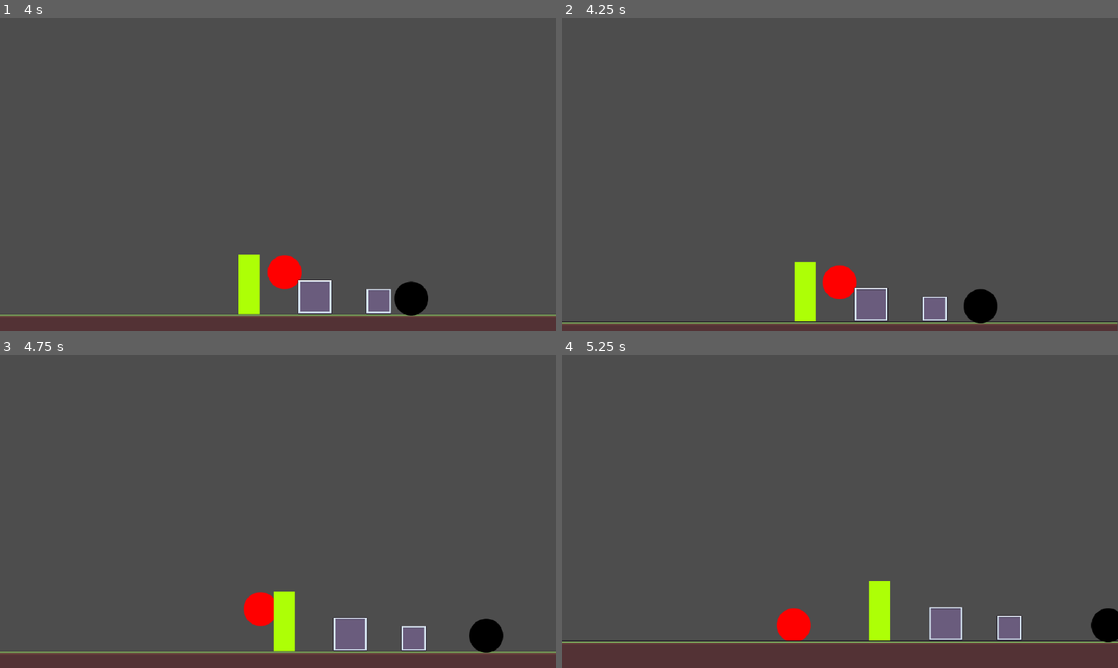
Above: before the commit, frames 1-4 (two rows, left to right).
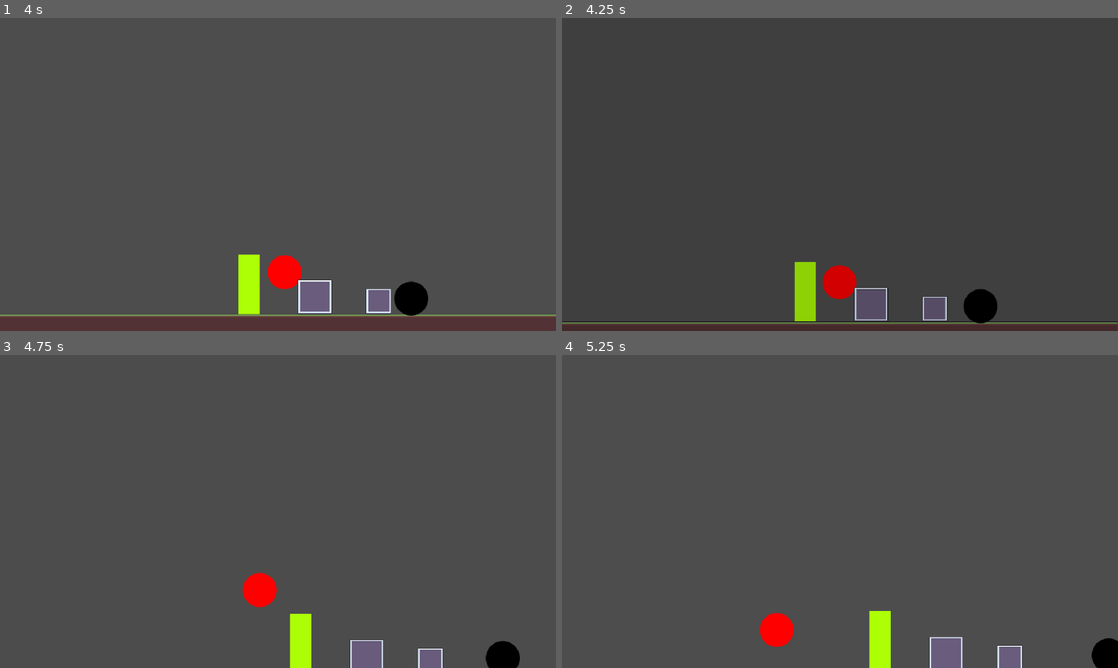
Above: after the commit, the same moments.

Repository: nf12pro/bounceback
Game: Godot game, scene res://scenes/testing_scene.tscn
The game is run twice, just before and just after one commit, with the same random seed, the same clock (stepped at 60 frames per second) and the same inputs.
Inputs:
- Up to frame 1 (4 s): hold D (move_right) 0.53-2.03 s; tap W (jump) at 0.77, 1.52, 3.02, 3.77 s; hold A (move_left) 2.03-2.78 s; hold D (move_right) from 2.78 s (still down)
- Up to frame 2 (4.25 s): keep holding D (move_right); tap R (reset, bound only after the commit) at 4.15 s
- Up to frame 3 (4.75 s): release D (move_right) at 4.28 s; hold A (move_left) from 4.28 s (still down); tap W (jump) at 4.52 s
- Up to frame 4 (5.25 s): release A (move_left) at 5.03 s; hold D (move_right) from 5.03 s (still down)

Frame 1 is identical in both runs. In frame 2, 1.6% of the frame differs, in the area x 0-100%, y 78-98%; in frame 3, 8.7%; in frame 4, 11%, in the area x 0-100%, y 72-100%.

Commit message:
Added Transition when hit

Diff:
--- a/project.godot
+++ b/project.godot
@@ -51,6 +51,11 @@
 , Object(InputEventKey,"resource_local_to_scene":false,"resource_name":"","device":-1,"window_id":0,"alt_pressed":false …(186 unchanged characters)…
 ]
 }
+reset={
+"deadzone": 0.2,
+"events": [Object(InputEventKey,"resource_local_to_scene":false,"resource_name":"","device":-1,"window_id":0,"alt_pressed":false,"shift_pressed":false,"ctrl_pressed":false,"meta_pressed":false,"pressed":false,"keycode":0,"physical_keycode":82,"key_label":0,"unicode":114,"location":0,"echo":false,"script":null)
+]
+}
 
 [layer_names]
 
--- a/scenes/player.tscn
+++ b/scenes/player.tscn
@@ -2,6 +2,7 @@
 
 [ext_resource type="Texture2D" uid="uid://b7x4wbhvxe6rm" path="res://assets/prototype_assets/prototype_circle_art.svg" id="1_3vyb7"]
 [ext_resource type="Script" uid="uid://cnpawf3d0wdf1" path="res://scripts/player.gd" id="1_g2els"]
+[ext_resource type="PackedScene" uid="uid://cgsrno77tvpnd" path="res://scenes/screen_fade.tscn" id="3_qhqgy"]
 
 [sub_resource type="AtlasTexture" id="AtlasTexture_g2els"]
 atlas = ExtResource("1_3vyb7")
@@ -60,5 +61,21 @@
 wait_time = 0.15
 one_shot = true
 
+[node name="camera_2d" type="Camera2D" parent="." unique_id=1546949209]
+offset = Vector2(0, -200)
+zoom = Vector2(1.1, 1.1)
+process_callback = 0
+limit_left = -500
+limit_top = -150
+limit_smoothed = true
+position_smoothing_enabled = true
+position_smoothing_speed = 7.5
+
+[node name="canvas_layer" type="CanvasLayer" parent="camera_2d" unique_id=1291366343]
+
+[node name="screen_fade" parent="camera_2d/canvas_layer" unique_id=605263629 instance=ExtResource("3_qhqgy")]
+visible = false
+script = null
+
 [connection signal="area_entered" from="hitbox" to="." method="_on_hitbox_area_entered"]
 [connection signal="area_entered" from="hurtbox" to="." method="_on_hurtbox_area_entered"]
--- /dev/null
+++ b/scenes/screen_fade.tscn
@@ -0,0 +1,12 @@
+[gd_scene format=3 uid="uid://cgsrno77tvpnd"]
+
+[ext_resource type="Script" uid="uid://5j7hs0swvqkd" path="res://scripts/screen_fade.gd" id="1_sj0y3"]
+
+[node name="screen_fade" type="ColorRect" unique_id=605263629]
+anchors_preset = 15
+anchor_right = 1.0
+anchor_bottom = 1.0
+grow_horizontal = 2
+grow_vertical = 2
+color = Color(0, 0, 0, 1)
+script = ExtResource("1_sj0y3")
--- a/scenes/spike.tscn
+++ b/scenes/spike.tscn
@@ -1,6 +1,6 @@
 [gd_scene format=3 uid="uid://bhf5cp6gw1d3k"]
 
-[ext_resource type="Script" uid="uid://cxhvjywb55lyd" path="res://scenes/spike.gd" id="1_7a7y0"]
+[ext_resource type="Script" uid="uid://cxhvjywb55lyd" path="res://scripts/spike.gd" id="1_7a7y0"]
 [ext_resource type="Texture2D" uid="uid://qomg0bkyx8fj" path="res://assets/prototype_assets/prototype_spike.png" id="1_ljd5v"]
 
 [node name="spike" type="Area2D" unique_id=1437938010]
@@ -16,4 +16,12 @@
 scale = Vector2(1, 0.9017857)
 polygon = PackedVector2Array(-24, 32, 0, -24, 24, 32)
 
+[node name="static_body_2d" type="StaticBody2D" parent="." unique_id=2121984817]
+collision_layer = 256
+
+[node name="collision_polygon_2d" type="CollisionPolygon2D" parent="static_body_2d" unique_id=1586135919]
+position = Vector2(0, -4.7683716e-07)
+scale = Vector2(1, 0.8132174)
+polygon = PackedVector2Array(-24, 32, 0, -29.512405, 24, 32)
+
 [connection signal="area_entered" from="." to="." method="_on_area_entered"]
--- a/scenes/testing_scene.tscn
+++ b/scenes/testing_scene.tscn
@@ -338,27 +338,6 @@
 [node name="player" parent="." unique_id=615595234 instance=ExtResource("1_2j2p2")]
 position = Vector2(32, 224)
 
-[node name="camera_2d" type="Camera2D" parent="player" unique_id=28729734]
-offset = Vector2(0, -200)
-zoom = Vector2(1.1, 1.1)
-process_callback = 0
-limit_left = -500
-limit_top = -150
-limit_smoothed = true
-position_smoothing_enabled = true
-position_smoothing_speed = 7.5
-
-[node name="canvas_layer" type="CanvasLayer" parent="player/camera_2d" unique_id=263736528]
-
-[node name="color_rect" type="ColorRect" parent="player/camera_2d/canvas_layer" unique_id=1885996184]
-visible = false
-anchors_preset = 15
-anchor_right = 1.0
-anchor_bottom = 1.0
-grow_horizontal = 2
-grow_vertical = 2
-color = Color(0, 0, 0, 1)
-
 [node name="tile_map_layer" type="TileMapLayer" parent="." unique_id=1702782324]
 tile_map_data = PackedByteArray("AAAAABAAAAALAAYAAAABABAAAAALAAYAAAACABAAAAALAAYAAAADABAAAAALAAYAAAAEABAAAAALAAYAAAAFAB …(48320 unchanged characters)…
 tile_set = SubResource("TileSet_ifns1")
@@ -376,7 +355,7 @@
 position = Vector2(720, 480)
 
 [node name="spike2" parent="." unique_id=435043204 instance=ExtResource("5_ejtda")]
-position = Vector2(784, 480)
+position = Vector2(776, 480)
 
 [node name="spike3" parent="." unique_id=1987845241 instance=ExtResource("5_ejtda")]
-position = Vector2(840, 480)
+position = Vector2(835, 480)
--- a/scripts/player.gd
+++ b/scripts/player.gd
@@ -1,4 +1,3 @@
-
 extends CharacterBody2D
 
 #region Movement
@@ -19,8 +18,24 @@
 @onready var jump_buffer_timer: Timer = $jump_buffer_timer
 
 var stomped_this_frame: bool = false
+#endregion
 
+#region Screen Fade
+@export var fade_duration: float = 0.3
+@export var transition_type: Tween.TransitionType = Tween.TRANS_SINE
+@export var ease_type: Tween.EaseType = Tween.EASE_IN_OUT
+
+@onready var screen_fade: ColorRect = $camera_2d/canvas_layer/screen_fade
+
+var transitioning: bool = false
 #endregion
+
+@export var attack_damage = 1
+
+func _ready() -> void:
+	screen_fade.modulate.a = 0.0
+	screen_fade.visible = false
+	screen_fade.mouse_filter = Control.MOUSE_FILTER_IGNORE
 
 #region Movement
 func _physics_process(delta: float) -> void:
@@ -46,7 +61,6 @@
 		jump_buffer_timer.stop()
 		coyote_timer.stop()
 
-
 func _unhandled_input(event: InputEvent) -> void:
 	if event.is_action_pressed("jump"):
 		jump_buffer_timer.start()
@@ -56,6 +70,9 @@
 
 	if event.is_action("move_left") or event.is_action("move_right"):
 		input_direction = Input.get_axis("move_left", "move_right")
+
+	if event.is_action_pressed("reset"):
+		reset_level()
 #endregion
 
 #region Taking Damage
@@ -69,10 +86,57 @@
 	if stomping and enemy.has_method("take_damage"):
 		return
 
-	if Global.amount_of_checkpoints > 0:
-		global_position = Global.checkpoint_position
+	reset_level()
 #endregion
 
+func reset_level() -> void:
+	if transitioning:
+		return
+
+	if Global.amount_of_checkpoints > 0:
+		await fade_out()
+		global_position = Global.checkpoint_position
+		velocity = Vector2.ZERO
+		await fade_in()
+
+#region Screen Fade Functions
+func fade_out(custom_duration: float = -1.0) -> void:
+	if transitioning:
+		return
+
+	transitioning = true
+	screen_fade.visible = true
+	screen_fade.mouse_filter = Control.MOUSE_FILTER_STOP
+
+	var duration := custom_duration if custom_duration >= 0.0 else fade_duration
+
+	var tween := create_tween()
+	tween.set_trans(transition_type).set_ease(ease_type)
+	tween.tween_property(screen_fade, "modulate:a", 1.0, duration)
+
+	await tween.finished
+	transitioning = false
+
+func fade_in(custom_duration: float = -1.0) -> void:
+	if transitioning:
+		return
+
+	transitioning = true
+	screen_fade.visible = true
+
+	var duration := custom_duration if custom_duration >= 0.0 else fade_duration
+
+	var tween := create_tween()
+	tween.set_trans(transition_type).set_ease(ease_type)
+	tween.tween_property(screen_fade, "modulate:a", 0.0, duration)
+
+	await tween.finished
+	screen_fade.visible = false
+	screen_fade.mouse_filter = Control.MOUSE_FILTER_IGNORE
+	transitioning = false
+#endregion
+
+#region Dealing Damage
 func _on_hitbox_area_entered(area: Area2D) -> void:
 	var enemy = area.get_parent()
 	var stomping = velocity.y > 0 and global_position.y < enemy.global_position.y
@@ -82,8 +146,8 @@
 		call_deferred("_reset_stomp_priority")
 
 		velocity.y = stomp_force
-		enemy.take_damage(1)
-
+		enemy.take_damage(attack_damage)
 
 func _reset_stomp_priority() -> void:
 	stomped_this_frame = false
+#endregion
--- /dev/null
+++ b/scripts/screen_fade.gd
@@ -0,0 +1,47 @@
+extends ColorRect
+
+@export var fade_duration: float = 0.3
+@export var transition_type: Tween.TransitionType = Tween.TRANS_SINE
+@export var ease_type: Tween.EaseType = Tween.EASE_IN_OUT
+
+var transitioning: bool = false
+
+func _ready() -> void:
+	modulate.a = 0.0
+	visible = false
+	mouse_filter = Control.MOUSE_FILTER_IGNORE
+
+func fade_out(custom_duration: float = -1.0) -> void:
+	if transitioning:
+		return
+
+	transitioning = true
+	visible = true
+	mouse_filter = Control.MOUSE_FILTER_STOP
+
+	var duration := custom_duration if custom_duration >= 0.0 else fade_duration
+
+	var tween := create_tween()
+	tween.set_trans(transition_type).set_ease(ease_type)
+	tween.tween_property(self, "modulate:a", 1.0, duration)
+
+	await tween.finished
+	transitioning = false
+
+func fade_in(custom_duration: float = -1.0) -> void:
+	if transitioning:
+		return
+
+	transitioning = true
+	visible = true
+
+	var duration := custom_duration if custom_duration >= 0.0 else fade_duration
+
+	var tween := create_tween()
+	tween.set_trans(transition_type).set_ease(ease_type)
+	tween.tween_property(self, "modulate:a", 0.0, duration)
+
+	await tween.finished
+	visible = false
+	mouse_filter = Control.MOUSE_FILTER_IGNORE
+	transitioning = false
Not shown, added: scripts/screen_fade.gd.uid
Renamed: scenes/spike.gd -> scripts/spike.gd
Renamed: scenes/spike.gd.uid -> scripts/spike.gd.uid
